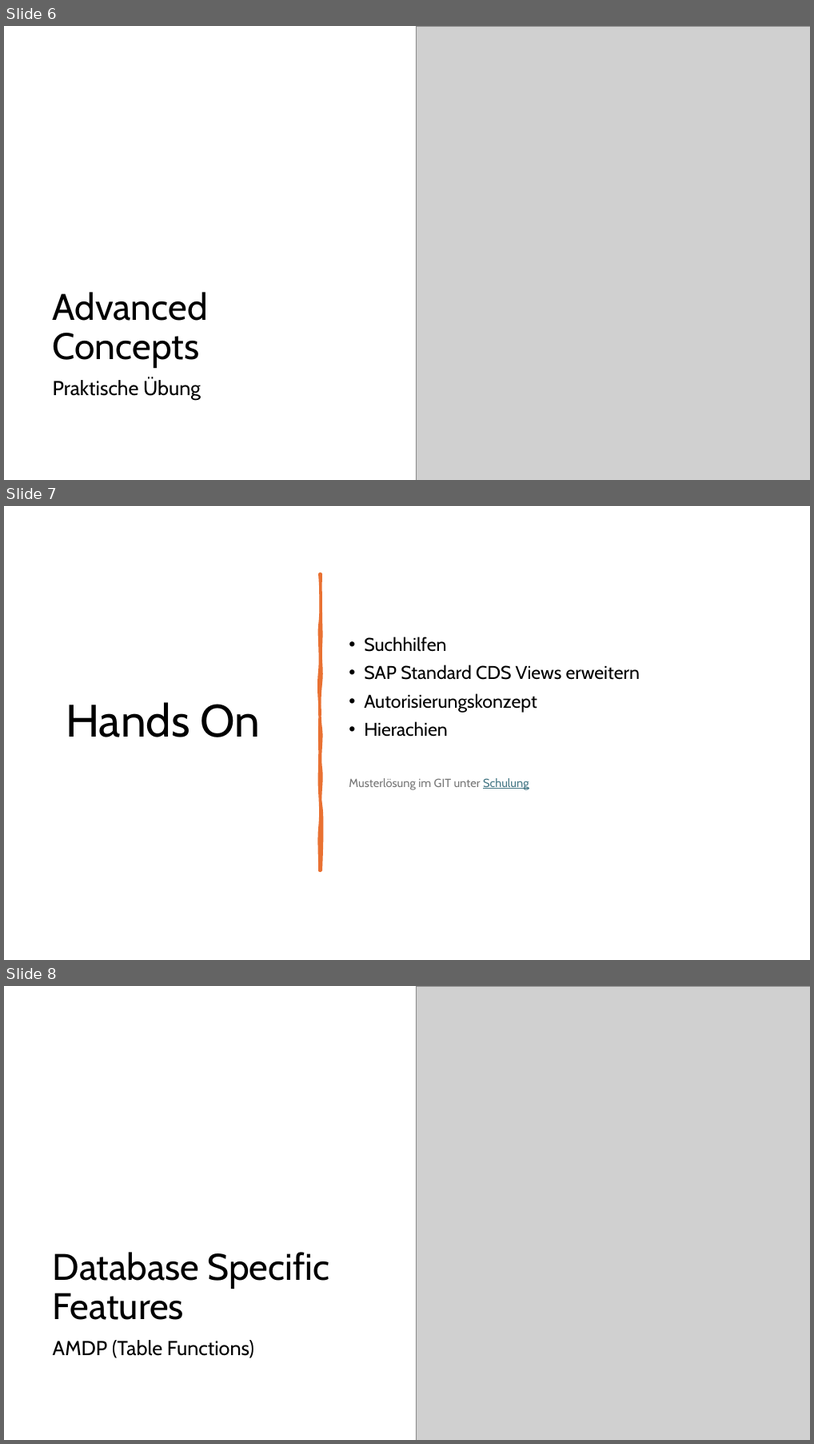
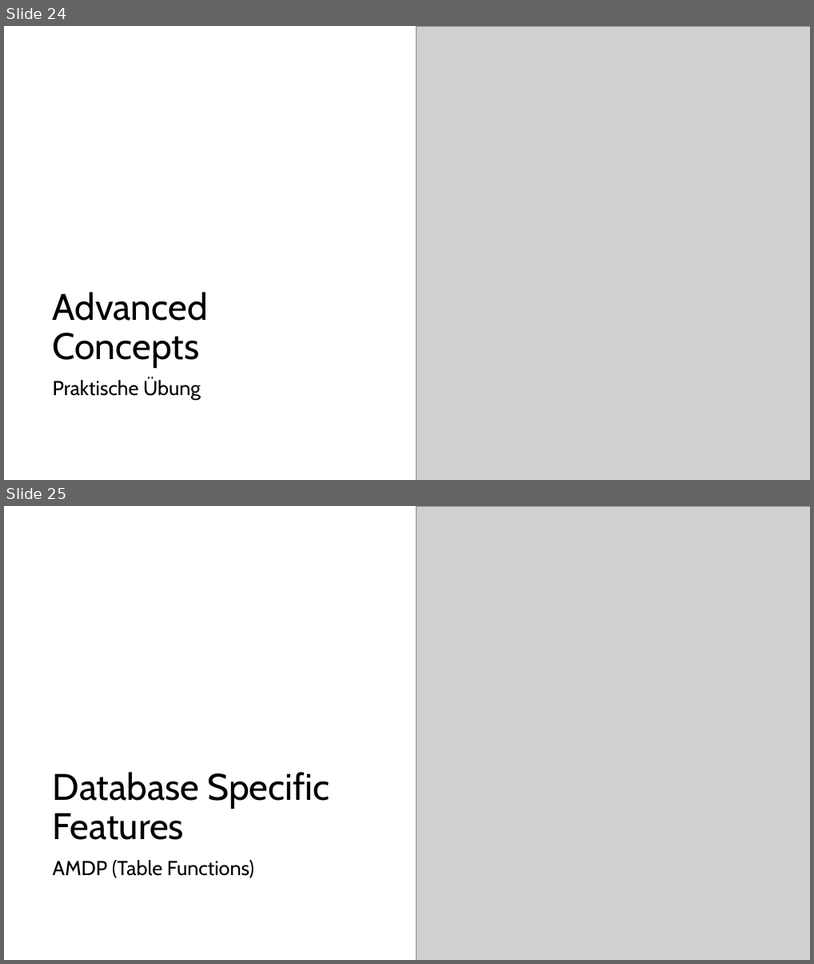
Before and after one commit to DevelopmentBvise/Schulung, a slide deck: CDS presentation/Tag2_Data Modeling with Core Data Services.pptx. Shown one above the other, each under a label of ours: slides 6, 7 and 8 before the commit, slides 24 and 25 after it. The pictures are 814x1444 and 814x964 pixels, drawn with LibreOffice and Linux fonts; fonts in the diff are those of the drawing; grey boxes stand for pictures. Boxes give left, top, right and bottom in pixels: in the first picture for what was removed or moved away, otherwise in the second. Text is boxed around its words. In the diff, an @@ line names an element or a change of style, - is before the commit and + after.

```diff
--- a/CDS presentation/Tag2_Data Modeling with Core Data Services.pptx
+++ b/CDS presentation/Tag2_Data Modeling with Core Data Services.pptx
@@ slide 7 removed at box(4, 506, 810, 960), background #FFFFFF @@
@@ freeform shape removed at box(320, 574, 321, 870) @@
@@ text removed at box(349, 636, 640, 790) @@
-• Suchhilfen
-• SAP Standard CDS Views erweitern
-• Autorisierungskonzept
-• Hierachien
-Musterlösung im GIT unter Schulung
@@ title removed at box(66, 702, 260, 737) @@
-Hands On
@@ what was slide 6 is now slide 24 @@
@@ what was slide 8 is now slide 25 @@
```
Also in this commit, not shown: 1 slide changed, 29 slides added, 3 other slides removed, 4 other files.
